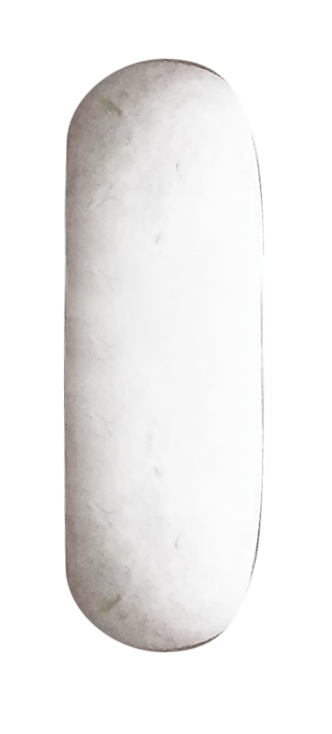
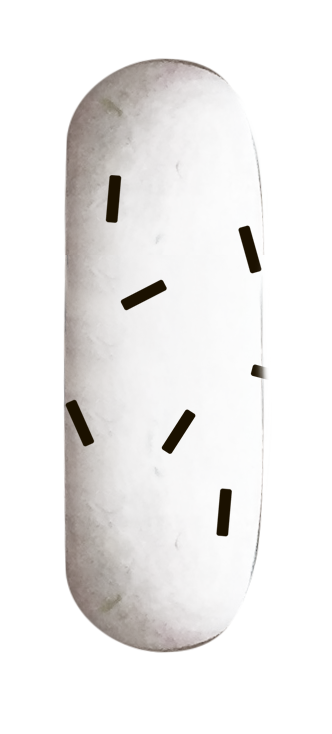
Before/after of a w=332, h=734 layered artwork. What changed in the layer stack:
added layer "Layer 6" above "Layer 5" over [left=65, top=175, right=270, bottom=537]
painted on "Layer 3" over [left=63, top=175, right=272, bottom=562]
